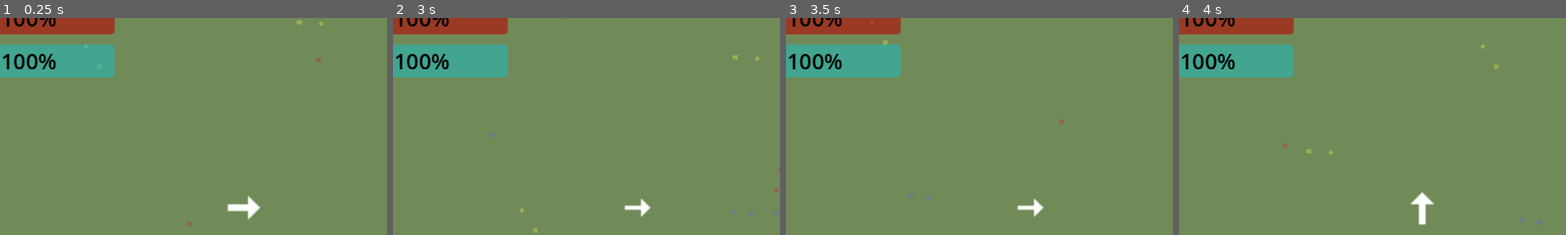
Above: before the commit, frames 1-4 (left to right).
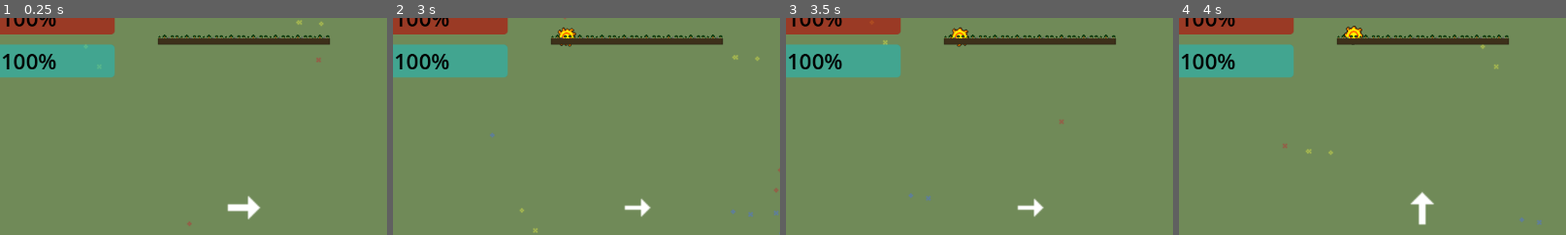
Above: after the commit, the same moments.

Repository: requestforcriticism/escape-velocity
Game: Godot game, scene res://levels/main/main.tscn
Two runs of this game, one before a commit and one after it. Both use one fixed random seed, a clock stepped at 60 frames per second and the inputs below.
Inputs:
- Up to frame 1 (0.25 s): no input
- Up to frame 2 (3 s): tap Enter at 0.5 s; hold D (move_right) 0.53-1.28 s; tap Ctrl (dash) at 0.6 s; hold S (move_down) 1.28-2.03 s; tap Down (look_down) at 1.35 s; hold D (move_right) 2.03-2.78 s; tap Left (look_left) at 2.1 s; hold W (move_up) from 2.78 s (still down); tap Right (look_right) at 2.85 s
- Up to frame 3 (3.5 s): keep holding W (move_up)
- Up to frame 4 (4 s): release W (move_up) at 3.53 s; hold A (move_left) from 3.53 s (still down); tap Up (look_up) at 3.6 s
The pictures show only the part of the screen within x 19-68%, y 6-56%; the shares and areas given below are measured in that part.

The runs differ from the first frame. In frame 1, 1.7% of the frame differs, in the area x 40-86%, y 7-13%; in frame 2, 1.9%; in frame 3, 1.9%; in frame 4, 1.9%, in the area x 40-86%, y 3-13%.

Commit message:
Added func start_day in main and in HUD.
Added animated sun that starts on the horizon, goes up, and then back down to show the passage of time.

Diff:
--- a/entities/player/player.gd
+++ b/entities/player/player.gd
@@ -17,7 +17,7 @@
 @export var dashStaminaCost = 25
 
 
-@export var run = 1.5
+@export var run = 2
 var running = 0
 var dashDistance = 600
 var dashing:int
--- a/hud/hud.gd
+++ b/hud/hud.gd
@@ -6,8 +6,18 @@
 	pass # Replace with function body.
 
 
+func start_day(dayLength):
+	$DayTimeTracker/Path2D/PathFollow2D.progress_ratio = 0
+	$DayTimeTracker/DayTimer.wait_time = dayLength/100.0
+	$DayTimeTracker/DayTimer.start()
+	$DayTimeTracker/AnimatedSprite2D.play()
+
+	pass
+
+
 # Called every frame. 'delta' is the elapsed time since the previous frame.
 func _process(delta: float) -> void:
+
 	pass
 
 
@@ -18,3 +28,8 @@
 func _on_player_health_changed(currentHealth,maxHealth) -> void:
 	$HPProgressBar.value = 100*currentHealth/maxHealth
 	pass # Replace with function body.
+
+
+func _on_day_timer_timeout() -> void:
+	$DayTimeTracker/Path2D/PathFollow2D.progress_ratio += .01
+	$DayTimeTracker/AnimatedSprite2D.position = $DayTimeTracker/Path2D/PathFollow2D.position
--- a/hud/hud.tscn
+++ b/hud/hud.tscn
@@ -1,6 +1,39 @@
-[gd_scene format=3 uid="uid://ddo8sc41fi3mj"]
+[gd_scene load_steps=8 format=3 uid="uid://ddo8sc41fi3mj"]
+
+[ext_resource type="Script" path="res://hud/hud.gd" id="1_bk8gt"]
+[ext_resource type="Texture2D" uid="uid://ciqe0uu5lfa86" path="res://hud/Sun.png" id="1_v7012"]
+[ext_resource type="Texture2D" uid="uid://csthlahxgrqv6" path="res://hud/horizon.png" id="2_233w1"]
+
+[sub_resource type="AtlasTexture" id="AtlasTexture_ubqxh"]
+atlas = ExtResource("1_v7012")
+region = Rect2(0, 32, 32, 32)
+
+[sub_resource type="AtlasTexture" id="AtlasTexture_qn26n"]
+atlas = ExtResource("1_v7012")
+region = Rect2(0, 0, 32, 32)
+
+[sub_resource type="SpriteFrames" id="SpriteFrames_q4gkt"]
+animations = [{
+"frames": [{
+"duration": 1.0,
+"texture": SubResource("AtlasTexture_ubqxh")
+}, {
+"duration": 1.0,
+"texture": SubResource("AtlasTexture_qn26n")
+}],
+"loop": true,
+"name": &"default",
+"speed": 5.0
+}]
+
+[sub_resource type="Curve2D" id="Curve2D_lxilg"]
+_data = {
+"points": PackedVector2Array(0, 0, 0, 0, 464, 72, 0, 0, 0, 0, 480, 48, 0, 0, 0, 0, 496, 32, 0, 0, 0, 0, 512, 24, 0, 0, 0, 0, 536, 16, 0, 0, 0, 0, 568, 8, 0, 0, 0, 0, 584, 8, 0, 0, 0, 0, 616, 16, 0, 0, 0, 0, 640, 24, 0, 0, 0, 0, 656, 32, 0, 0, 0, 0, 672, 48, 0, 0, 0, 0, 688, 72)
+}
+point_count = 12
 
 [node name="hud" type="CanvasLayer"]
+script = ExtResource("1_bk8gt")
 
 [node name="HpStamina" type="Label" parent="."]
 offset_left = 16.0
@@ -29,3 +62,25 @@
 theme_override_colors/font_color = Color(0, 0, 0, 1)
 theme_override_font_sizes/font_size = 32
 value = 100.0
+
+[node name="DayTimeTracker" type="CanvasGroup" parent="."]
+position = Vector2(0, 8)
+
+[node name="AnimatedSprite2D" type="AnimatedSprite2D" parent="DayTimeTracker"]
+position = Vector2(456, -24)
+sprite_frames = SubResource("SpriteFrames_q4gkt")
+
+[node name="Sprite2D" type="Sprite2D" parent="DayTimeTracker"]
+position = Vector2(576, 80)
+texture = ExtResource("2_233w1")
+
+[node name="Path2D" type="Path2D" parent="DayTimeTracker"]
+curve = SubResource("Curve2D_lxilg")
+
+[node name="PathFollow2D" type="PathFollow2D" parent="DayTimeTracker/Path2D"]
+position = Vector2(464, 72)
+rotation = -0.982794
+
+[node name="DayTimer" type="Timer" parent="DayTimeTracker"]
+
+[connection signal="timeout" from="DayTimeTracker/DayTimer" to="." method="_on_day_timer_timeout"]
--- a/levels/main/main.gd
+++ b/levels/main/main.gd
@@ -1,10 +1,10 @@
 extends Node2D
 
 @export var playerBullet : PackedScene
-
 @export var tile_size = 32
 @export var chunk_size = 32
 @export var render_distance = 1
+@export var dayLength = 60		# in seconds
 
 # Called when the node enters the scene tree for the first time.
 func _ready():
@@ -13,6 +13,13 @@
 	$grass_level/TileMapLayer.chunk_size = chunk_size
 	$grass_level/TileMapLayer.tile_size = chunk_size
 	$grass_level/TileMapLayer.render_distance = render_distance
+	start_day()
+
+
+#all the stuff to start a new day
+func start_day():
+	$player/Camera2D/hud.start_day(dayLength)
+
 
 
 # Called every frame. 'delta' is the elapsed time since the previous frame.
--- a/levels/main/main.tscn
+++ b/levels/main/main.tscn
@@ -1,11 +1,10 @@
-[gd_scene load_steps=7 format=3 uid="uid://bc5t3aovb3tgx"]
+[gd_scene load_steps=6 format=3 uid="uid://bc5t3aovb3tgx"]
 
 [ext_resource type="PackedScene" uid="uid://c4gytpc0vkd2a" path="res://levels/grass_level/grass_level.tscn" id="1_btafr"]
 [ext_resource type="Script" path="res://levels/main/main.gd" id="1_mdbpw"]
 [ext_resource type="PackedScene" uid="uid://4xrk0xcxfw6e" path="res://components/playerBullet/player_bullet.tscn" id="2_5vrux"]
 [ext_resource type="PackedScene" uid="uid://ctcrca36054ed" path="res://entities/player/player.tscn" id="2_7kw1c"]
 [ext_resource type="PackedScene" uid="uid://ddo8sc41fi3mj" path="res://hud/hud.tscn" id="4_us57y"]
-[ext_resource type="Script" path="res://hud/hud.gd" id="5_yei0p"]
 
 [node name="Main" type="Node2D"]
 script = ExtResource("1_mdbpw")
@@ -19,7 +18,6 @@
 zoom = Vector2(2, 2)
 
 [node name="hud" parent="player/Camera2D" instance=ExtResource("4_us57y")]
-script = ExtResource("5_yei0p")
 
 [connection signal="health_changed" from="player" to="player/Camera2D/hud" method="_on_player_health_changed"]
 [connection signal="on_chunk_changed" from="player" to="grass_level" method="_on_player_on_chunk_changed"]
Binary file added: hud/Sun.png
Not shown, added: hud/Sun.png.import
Binary file added: hud/horizon.png
Not shown, added: hud/horizon.png.import
Not shown, changed: README.md
